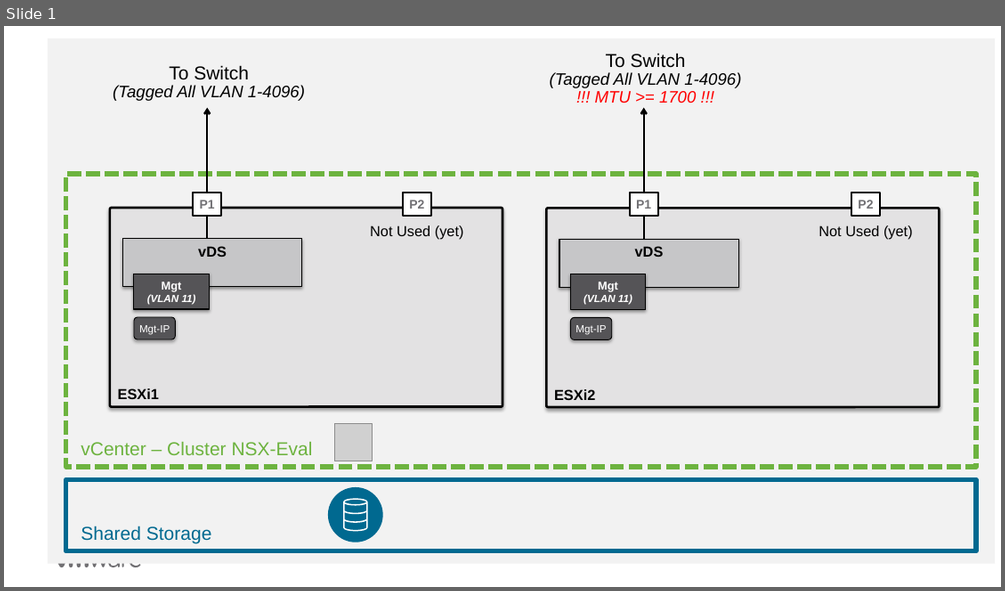
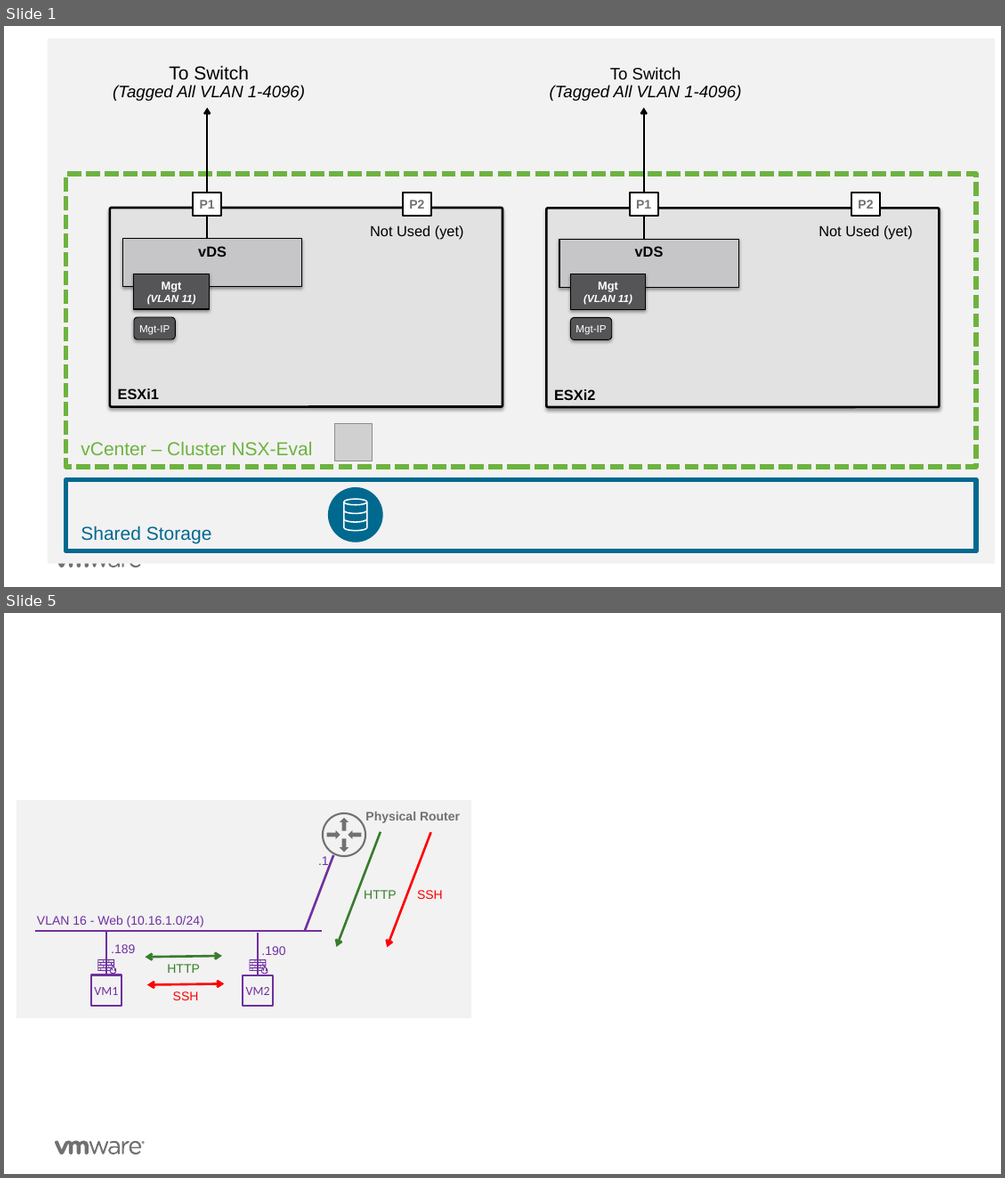
Before and after one commit to vmware-nsx/eval-docs, a slide deck: docs/assets/Graphics/Graphics-v0.1.pptx. Shown one above the other, each under a label of ours: slide 1 before the commit, slides 1 and 5 after it; the slides between them are not shown. The pictures are 1005x591 and 1005x1178 pixels, drawn with LibreOffice and Linux fonts; fonts in the diff are those of the drawing; grey boxes stand for pictures; background and template pictures are left out. Boxes give left, top, right and bottom in pixels: in the first picture for what was removed or moved away, otherwise in the second. Text is boxed around its words. In the diff, an @@ line names an element or a change of style, - is before the commit and + after.

```diff
--- a/docs/assets/Graphics/Graphics-v0.1.pptx
+++ b/docs/assets/Graphics/Graphics-v0.1.pptx
@@ slide 5 added at (4, 613, 1001, 1174), background #FFFFFF; not listed: 5 template elements that a slide beside it also shows @@
@@ rectangle added at (16, 800, 470, 1018), fill #F2F2F2 @@
@@ text added at (365, 811, 460, 823), 12 pt, text #717074, bold @@
+Physical Router
@@ group added at (322, 812, 367, 858): 5 freeform shapes @@
@@ arrow added from (380, 832) to (336, 947), #387C2C 2.25 pt @@
@@ arrow added from (431, 832) to (387, 948), #FF0000 2.25 pt @@
@@ line added from (305, 931) to (334, 855), #7030A0 2.25 pt @@
@@ text added at (318, 856, 329, 868), 12 pt, text #7030A0 @@
+.1
@@ text added at (364, 890, 396, 899), 12 pt, text #387C2C @@
+HTTP
@@ text added at (417, 890, 443, 899), 12 pt, text #FF0000 @@
+SSH
@@ line added from (34, 931) to (322, 931), #7030A0 2.25 pt @@
@@ text added at (37, 916, 204, 927), 12 pt, text #7030A0 @@
+VLAN 16 - Web (10.16.1.0/24)
@@ line added from (106, 933) to (106, 975), #7030A0 1.5 pt @@
@@ line added from (258, 933) to (258, 975), #7030A0 1.5 pt @@
@@ freeform shape added at (97, 959, 116, 973), fill #7030A0 @@
@@ text added at (111, 944, 135, 953), 12 pt, text #7030A0 @@
+.189
@@ double arrow added from (146, 957) to (222, 956), #387C2C 2.25 pt @@
@@ freeform shape added at (250, 959, 268, 973), fill #7030A0 @@
@@ text added at (261, 946, 285, 955), 12 pt, text #7030A0 @@
+.190
@@ rounded rectangle added at (90, 975, 121, 1005), outline #7030A0 2 pt, 12 pt, text #7030A0 @@
+VM1
@@ double arrow added from (146, 985) to (224, 984), #FF0000 2.25 pt @@
@@ text added at (167, 964, 199, 973), 12 pt, text #387C2C @@
+HTTP
@@ rounded rectangle added at (243, 975, 273, 1005), outline #7030A0 2 pt, 12 pt, text #7030A0 @@
+VM2
@@ text added at (173, 991, 199, 1000), 12 pt, text #FF0000 @@
+SSH
@@ freeform shape added at (142, 1141, 145, 1144), fill #717073 @@
@@ freeform shape added at (142, 1142, 144, 1143), fill #717073 @@
@@ slide 1 changed as well @@
@@ text "To Switch": place and size @@
-text "To Switch" at (550, 53, 741, 103)
+text "To Switch" at (550, 67, 741, 101)
@@ text at (610, 67, 681, 79): size 18 to 16 pt in "To Switch" @@
@@ text at (595, 91, 696, 103): paragraph removed @@
-!!! MTU >= 1700 !!!
```
Also in this commit, not shown: 2 other slides changed, 2 other slides added, 10 other files.
